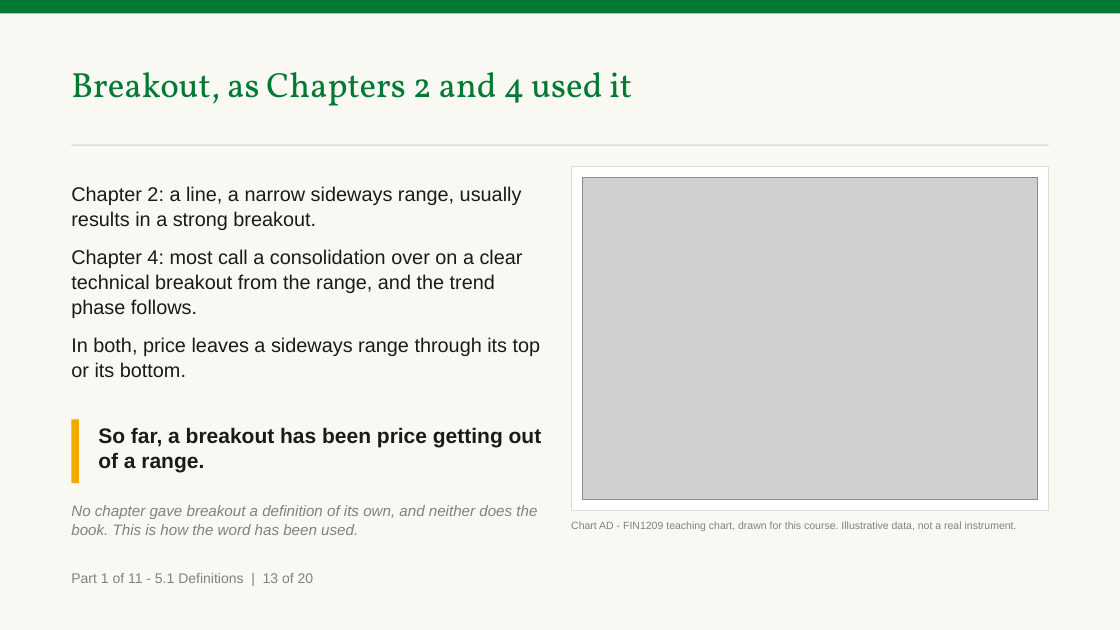
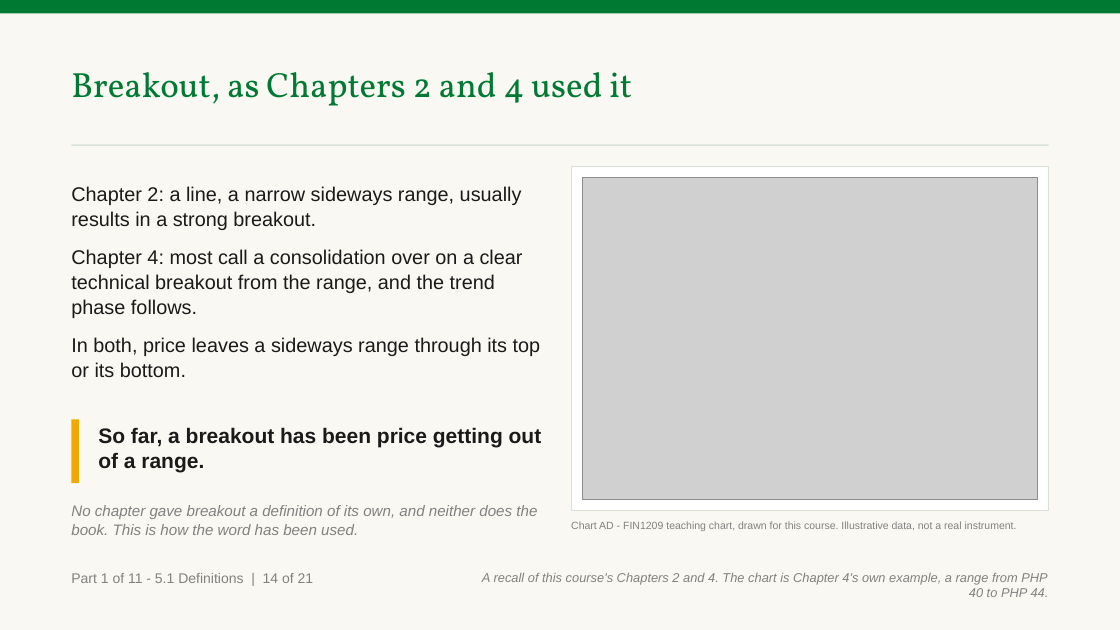
Before and after one commit to benjiesotelo-sudo/Telos_FIN1209, a slide deck: slide 21 of chapter-05/FIN1209-Chapter-05.pptx (slide 20 before the commit). Drawn at 1120x630 pixels with LibreOffice and Linux fonts; fonts in the diff are those of the drawing; grey boxes stand for pictures. Boxes give left, top, right and bottom in pixels: in the first picture for what was removed or moved away, otherwise in the second. Text is boxed around its words. In the diff, an @@ line names an element or a change of style, - is before the commit and + after.

Commit message:
Say where every Chapter 5 slide comes from, and how its invented price was built
The instructor asked how the swings on the wave charts were computed and
said the answer belonged on the slide. A new slide and Chart AJ show the
three waves the invented price is added up from, with the sizes and why
they were chosen; the two slides after it say how each line is drawn from
those waves and that a real chart carries no such numbers.

Every teaching slide now carries an origin line, bottom right: the book
page, the figure, whose the numbers are, and where the book gives no
reason, that it gives none. deckkit prints it from a new optional field;
Chapters 1 to 4 set none and rebuild byte identical.

TEMPLATE.md records the standing rule: nothing is stated without its
explanation.

```diff
--- a/chapter-05/FIN1209-Chapter-05.pptx
+++ b/chapter-05/FIN1209-Chapter-05.pptx
@@ text at (x1=71, y1=573, x2=314, y2=583): text changed @@
-Part 1 of 11 - 5.1 Definitions | 13 of 20
+Part 1 of 11 - 5.1 Definitions | 14 of 21
@@ text added at (x1=482, y1=573, x2=1049, y2=597), 11 pt, text #818181, italic @@
+A recall of this course's Chapters 2 and 4. The chart is Chapter 4's own example, a range from PHP 40 to PHP 44.
```
Also in this commit, not shown: 103 other slides changed, 1 slide added, 6 other files.
